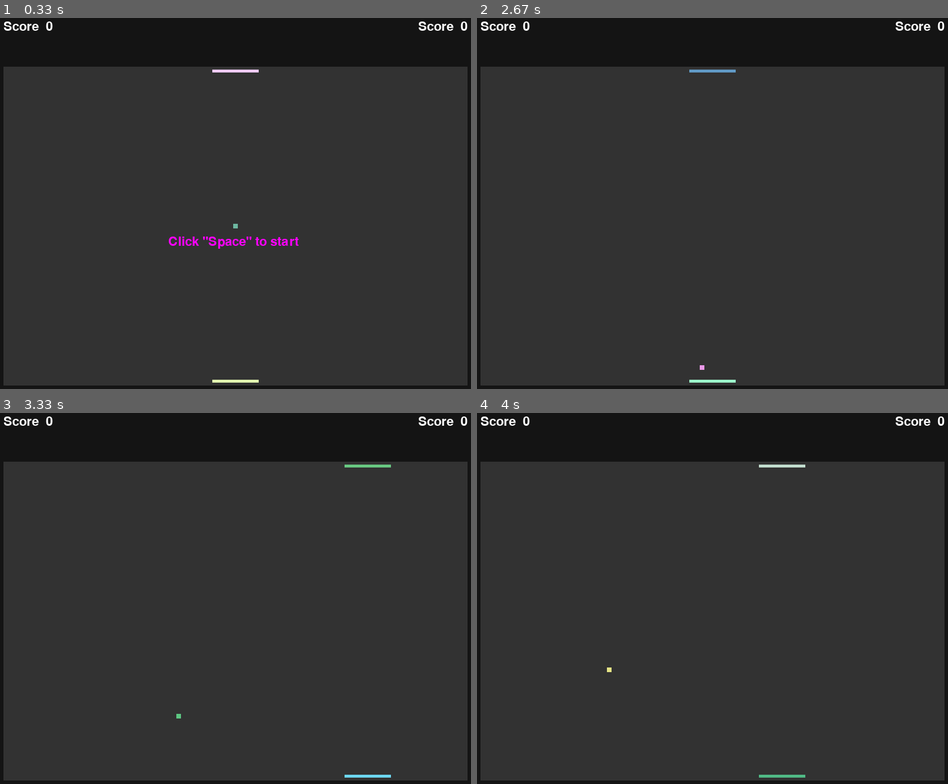
Above: before the commit, frames 1-4 (two rows, left to right).
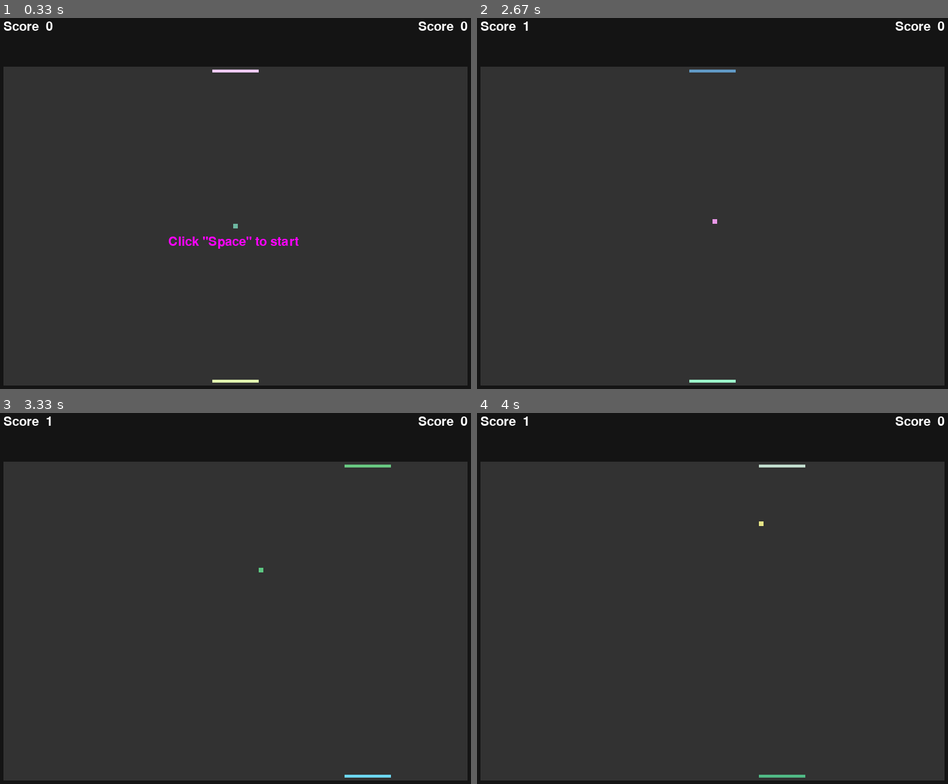
Above: after the commit, the same moments.

Repository: Z-Najdaoui/pygame
Game: pygame game, started from 002_PingPongGame/main.py
Same seed, same stepped clock (60 frames per second), same inputs: the game is played once before the commit and once after it.
Inputs:
- Up to frame 1 (0.33 s): no input
- Up to frame 2 (2.67 s): tap Space at 0.33, 0.73, 1.03, 1.23, 1.53, 1.73, 2.03, 2.3, 2.6 s; hold Right 0.67-1.13 s; hold D 0.67-1.13 s; hold Right 1.17-1.63 s; hold D 1.17-1.63 s; hold Left 1.67-2.2 s; hold A 1.67-2.2 s; hold Left 2.23-2.63 s; hold A 2.23-2.63 s
- Up to frame 3 (3.33 s): hold Right 2.67-3.3 s; hold D 2.67-3.3 s; tap Space at 2.73, 3.03 s
- Up to frame 4 (4 s): hold Left 3.33-3.8 s; hold A 3.33-3.8 s; tap Space at 3.4, 3.7, 3.9 s; hold Right from 3.83 s (still down); hold D from 3.83 s (still down)

Frame 1 is identical in both runs. In frame 2, less than 0.1% of the frame differs, in the area x 9-51%, y 0-95%; in frame 3, less than 0.1%; in frame 4, less than 0.1%.

Commit message:
make ball go random left or right when click space in (start game)

Diff:
--- a/002_PingPongGame/main.py
+++ b/002_PingPongGame/main.py
@@ -68,8 +68,8 @@
     # for start movement of ball
     if not ball_feat['move']:
         if keys[pygame.K_SPACE]:
-            Tab_dir = [-2, 2]
-            ball_feat['dir_s'] = Tab_dir[random.randint(0, 1)]
+            ball_feat['dir_s'] = random.choice([-2, 2])
+            ball_feat['ang'] = random.choice([-1, 1])
             ball_feat['move'] = True
     # for bars
     if keys[pygame.K_LEFT]:
